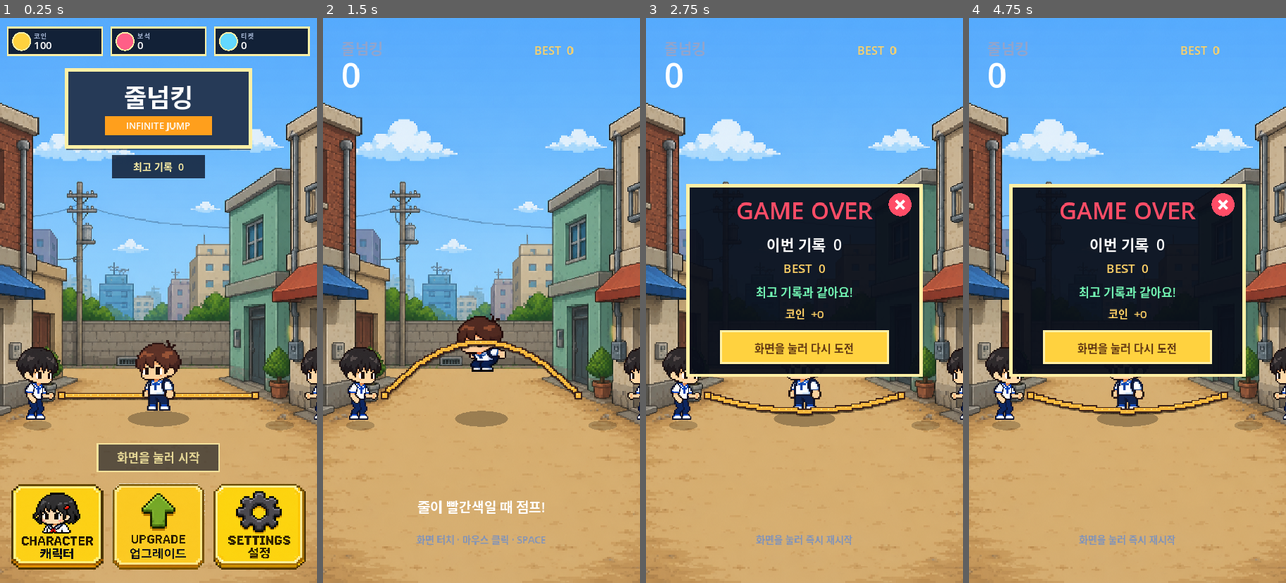
Above: before the commit, frames 1-4 (left to right).
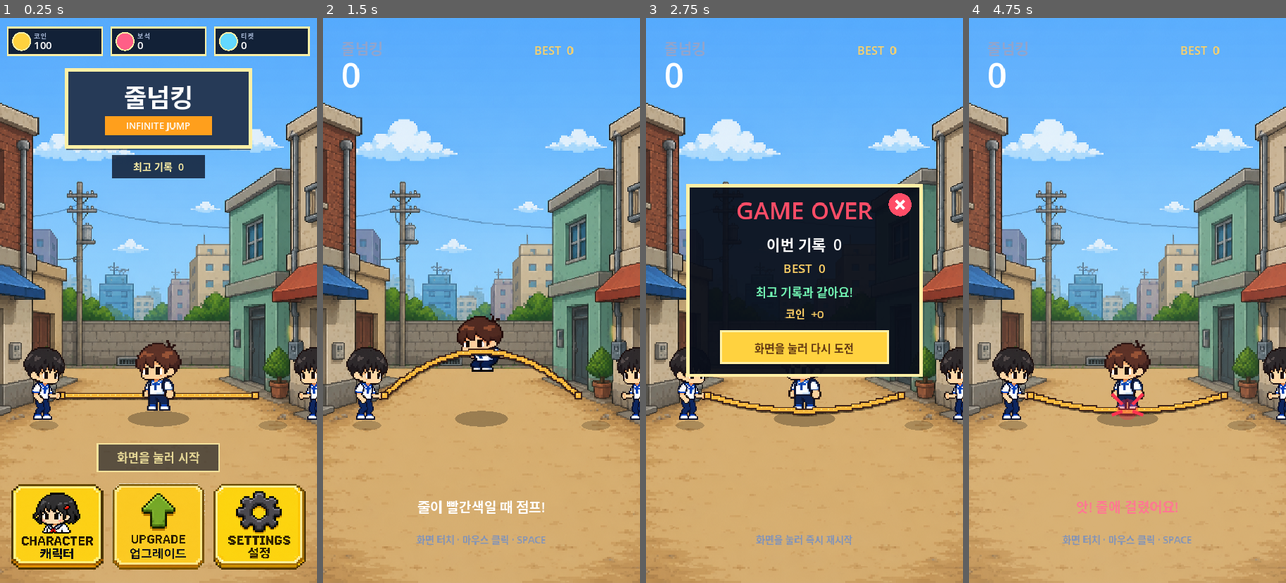
Above: after the commit, the same moments.

Repository: eunchan4490-star/Rope-King
Game: Godot game, scene res://main.tscn
Two runs of this game, one before a commit and one after it. Both use one fixed random seed, a clock stepped at 60 frames per second and the inputs below.
Inputs (mouse positions are in pixels of both pictures, inside the frame that each line leads up to):
- Up to frame 1 (0.25 s): no input
- Up to frame 2 (1.5 s): tap Enter at 0.5 s; move the mouse to (551, 272) at 0.52 s; click (551, 272) at 0.67 s; tap Space (jump) at 0.77 s; move the mouse to (418, 328) at 1.27 s; click (418, 328) at 1.42 s
- Up to frame 3 (2.75 s): tap Space (jump) at 1.52 s; move the mouse to (836, 176) at 2.02 s; click (836, 176) at 2.17 s
- Up to frame 4 (4.75 s): move the mouse to (1111, 413) at 2.77 s; click (1111, 413) at 2.92 s; tap Space (jump) at 3.02, 3.77, 4.52 s; move the mouse to (1222, 385) at 3.52 s; click (1222, 385) at 3.67 s; move the mouse to (1032, 215) at 4.27 s; click (1032, 215) at 4.42 s

The runs differ from the first frame. In frame 1, 1.5% of the frame differs, in the area x 5-100%, y 58-73%; in frame 2, 2.9%; in frame 3, 1.3%; in frame 4, 28%, in the area x 5-100%, y 29-94%.

Commit message:
Fix rope turner placement and ground orbit

Diff:
--- a/scripts/main.gd
+++ b/scripts/main.gd
@@ -8,9 +8,10 @@
 const TURNER_GROUND_Y := 910.0
 const LEFT_HAND := Vector2(140.0, 855.0)
 const RIGHT_HAND := Vector2(580.0, 855.0)
-const ROPE_SWING_RADIUS := 165.0
-# The enlarged orbit still reaches the same fair foot-level crossing height.
-const ROPE_CROSSING_ANGLE := 0.215
+const ROPE_OVERHEAD_RADIUS := 135.0
+const ROPE_GROUND_RADIUS := 45.0
+# The front half reaches the player's feet without sinking deep into the ground.
+const ROPE_CROSSING_ANGLE := 0.9
 const ROPE_PIXEL_GRID := 4.0
 const ROPE_PIXEL_OUTLINE_SIZE := Vector2(14.0, 14.0)
 const ROPE_PIXEL_CORE_SIZE := Vector2(8.0, 8.0)
@@ -247,7 +248,7 @@
 func _player_clears_rope_at_crossing() -> bool:
 	if not is_jumping:
 		return false
-	var rope_center_y := LEFT_HAND.y + sin(ROPE_CROSSING_ANGLE) * ROPE_SWING_RADIUS
+	var rope_center_y := _rope_midpoint_y(ROPE_CROSSING_ANGLE)
 	var rope_top_y := rope_center_y - ROPE_PIXEL_OUTLINE_SIZE.y * 0.5
 	var player_feet_y := PLAYER_GROUND_Y + jump_height + player_sprite_ground_offset.y
 	return player_feet_y < rope_top_y
@@ -343,8 +344,8 @@
 	# Draw the rear half first so only the parts covered by people are hidden.
 	if _rope_is_behind():
 		_draw_rope()
-	_draw_turner(Vector2(85.0, TURNER_GROUND_Y), false)
-	_draw_turner(Vector2(635.0, TURNER_GROUND_Y), true)
+	_draw_turner(Vector2(100.0, TURNER_GROUND_Y), false)
+	_draw_turner(Vector2(620.0, TURNER_GROUND_Y), true)
 	_draw_player()
 	# Draw the front half last so it visibly passes in front of the player.
 	if not _rope_is_behind():
@@ -405,7 +406,7 @@
 
 
 func _draw_rope() -> void:
-	var midpoint_y := LEFT_HAND.y + sin(rope_angle) * ROPE_SWING_RADIUS
+	var midpoint_y := _rope_midpoint_y(rope_angle)
 	var pixel_points := PackedVector2Array()
 	for i in range(97):
 		var t := float(i) / 96.0
@@ -436,6 +437,12 @@
 
 	_draw_pixel_rope_grip(LEFT_HAND)
 	_draw_pixel_rope_grip(RIGHT_HAND)
+
+
+func _rope_midpoint_y(angle: float) -> float:
+	var vertical_phase := sin(angle)
+	var radius := ROPE_GROUND_RADIUS if vertical_phase >= 0.0 else ROPE_OVERHEAD_RADIUS
+	return LEFT_HAND.y + vertical_phase * radius
 
 
 func _draw_pixel_rope_grip(center: Vector2) -> void:
--- a/tests/rope_logic_test.gd
+++ b/tests/rope_logic_test.gd
@@ -2,7 +2,7 @@
 
 const MAIN_SCENE := preload("res://main.tscn")
 const BALANCE := preload("res://resources/balance/default_balance.tres")
-const TARGET_ANGLE := 0.215
+const TARGET_ANGLE := 0.9
 
 var failures: Array[String] = []
 
@@ -87,8 +87,10 @@
 	_expect(not game._player_clears_rope_at_crossing(), "visible rope contact was incorrectly treated as clear")
 	game.jump_height = -12.0
 	_expect(game._player_clears_rope_at_crossing(), "visible gap above the rope was incorrectly treated as contact")
-	var overhead_y: float = game.LEFT_HAND.y - game.ROPE_SWING_RADIUS
+	var overhead_y: float = game._rope_midpoint_y(PI * 1.5)
 	_expect(overhead_y < game.PLAYER_GROUND_Y - game.player_sprite_max_size.y, "rope orbit does not clear the player's head")
+	var lowest_y: float = game._rope_midpoint_y(PI * 0.5)
+	_expect(lowest_y <= game.PLAYER_GROUND_Y + 12.0, "rope orbit sinks visibly below the player's feet")
 
 
 func _test_character_asset_system(game: Node) -> void:
